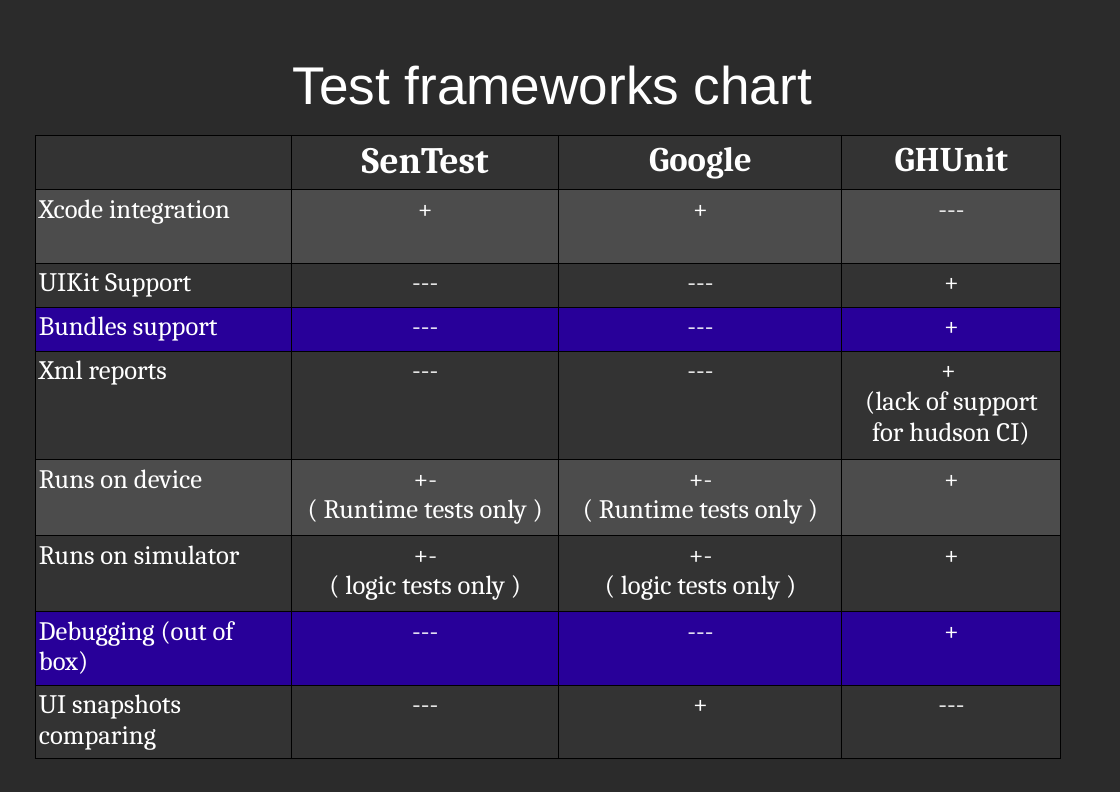
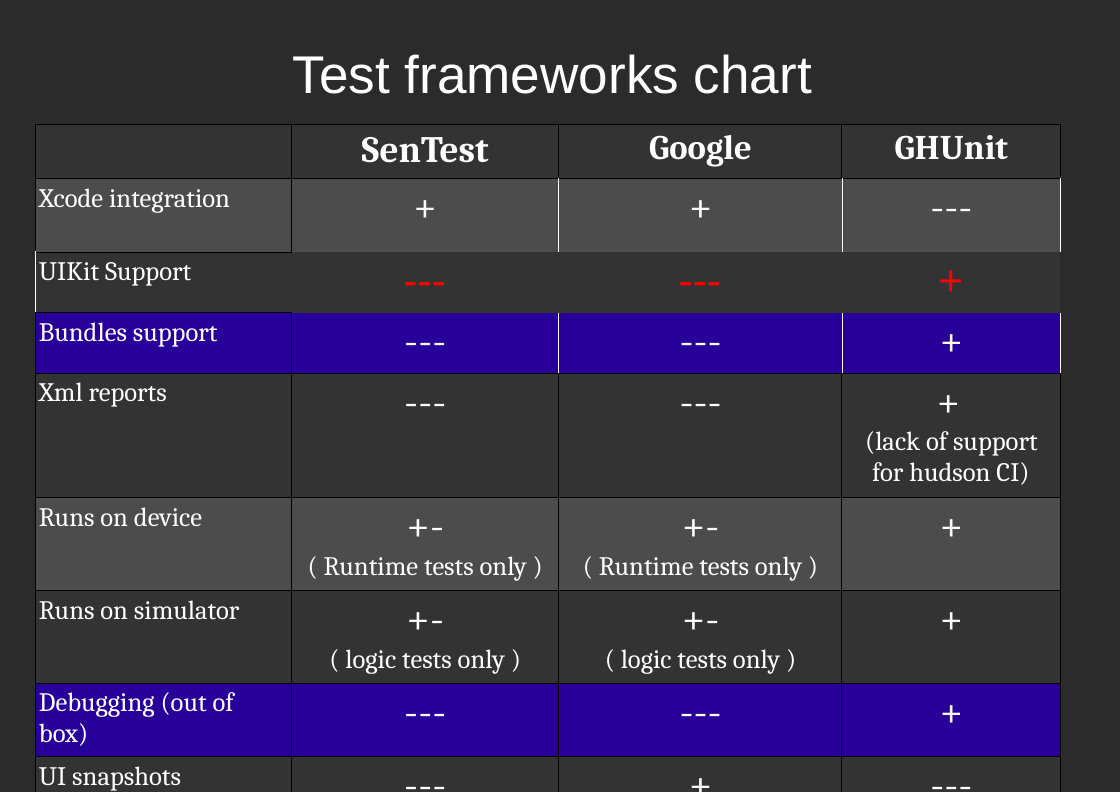
Before and after one commit to dodikk/iOS-articles, a slide deck: slide 18 of 3-iContiniousIntegration/ciPresentation.odp (slide 20 before the commit). Drawn at 1120x792 pixels with LibreOffice and Linux fonts; fonts in the diff are those of the drawing; background and template pictures are left out; a plain dark background stands for a picture behind light text. Boxes give left, top, right and bottom in pixels: in the first picture for what was removed or moved away, otherwise in the second. Text is boxed around its words. In the diff, an @@ line names an element or a change of style, - is before the commit and + after.

```diff
--- a/3-iContiniousIntegration/ciPresentation.odp
+++ b/3-iContiniousIntegration/ciPresentation.odp
@@ title "Test frameworks chart": place and size @@
-title "Test frameworks chart" at <box>293,65,812,105</box>
+title "Test frameworks chart" at <box>293,54,812,94</box>
@@ table at <box>35,125,1061,792</box> @@
@@ size 20 to 32 pt in "+", "+", "---", "---" and 20 more places @@
@@ font Cambria to Arial, text colour #FFFFFF to #FF0000 in "---", "---", "+" @@
@@ indent changed @@
@@ borders changed @@
@@ table: place and size @@
-table at <box>35,135,1061,754</box>
+table at <box>35,125,1061,792</box>
```
Also in this commit, not shown: 5 other slides changed, 2 slides removed, 1 other file.
